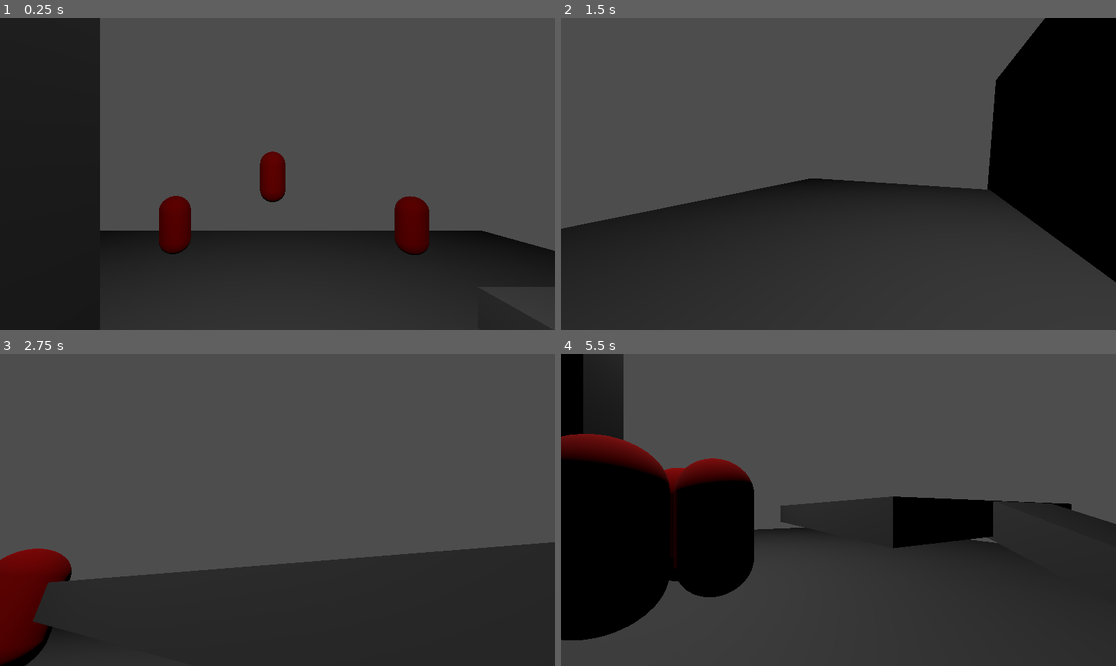
Above: before the commit, frames 1-4 (two rows, left to right).
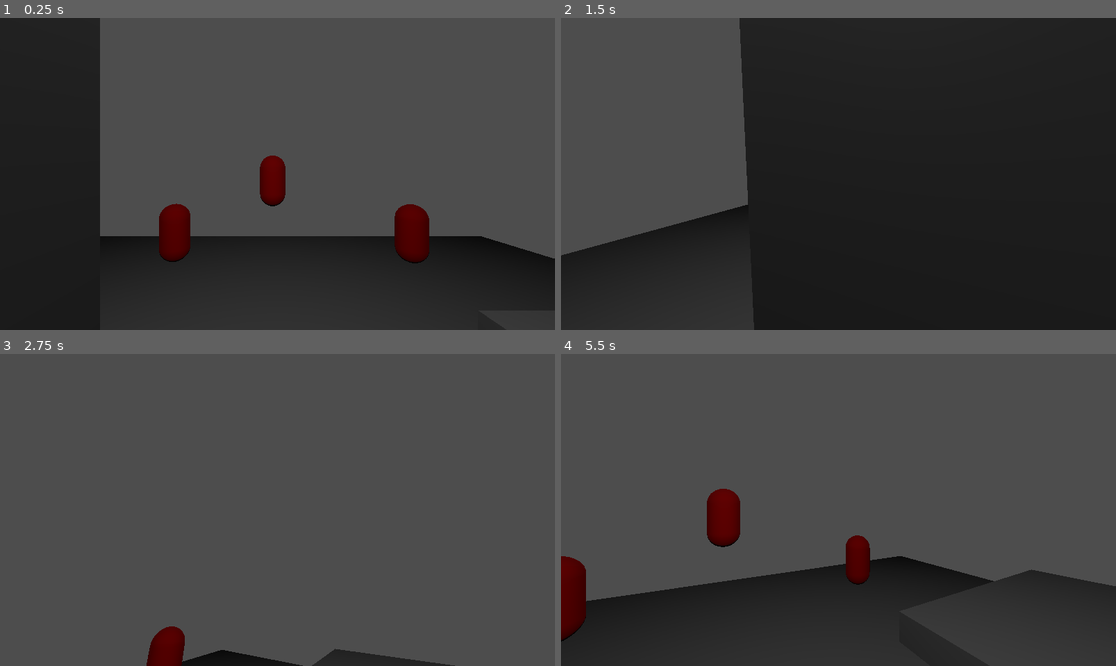
Above: after the commit, the same moments.

Repository: EstebanGonzalez20/Shattered-Echoes
Game: Godot game, scene res://Testing/Enemies_AI/test_enemies.tscn
Two runs of this game, one before a commit and one after it. Both use one fixed random seed, a clock stepped at 60 frames per second and the inputs below.
Inputs (mouse positions are in pixels of both pictures, inside the frame that each line leads up to):
- Up to frame 1 (0.25 s): no input
- Up to frame 2 (1.5 s): move the mouse to (866, 174) at 0.52 s; hold W (move_forward) from 0.53 s (still down); click (866, 174) at 0.6 s; tap Space (jump) at 0.77 s; move the mouse to (810, 174) at 1.27 s; right-click (810, 174) at 1.35 s
- Up to frame 3 (2.75 s): keep holding W (move_forward); tap Space (jump) at 1.52 s; move the mouse to (288, 503) at 2.02 s; click (288, 503) at 2.1 s
- Up to frame 4 (5.5 s): keep holding W (move_forward); move the mouse to (832, 516) at 2.77 s; right-click (832, 516) at 2.85 s; tap Space (jump) at 3.02, 3.77, 4.52 s; move the mouse to (877, 513) at 3.52 s; click (877, 513) at 3.6 s; move the mouse to (794, 506) at 4.27 s; right-click (794, 506) at 4.35 s; move the mouse to (844, 510) at 5.02 s; click (844, 510) at 5.1 s

The runs differ from the first frame. In frame 1, 2.1% of the frame differs, in the area x 18-100%, y 42-79%; in frame 2, 55%, in the area x 0-100%, y 0-100%; in frame 3, 33%; in frame 4, 37%.
Error after the commit: Invalid access to property or key 'speed' on a base object of type 'Resource (Movement)'. (res://Engine/Systems/player_movement_system.gd:23)

Commit message:
refactor: Adapta los componentes de estadística a StatComponent

Diff:
--- a/Engine/Components/Resource/Stadistics/attack_speed.gd
+++ b/Engine/Components/Resource/Stadistics/attack_speed.gd
@@ -1,12 +1,10 @@
-class_name AttackSpeed extends Component
+class_name AttackSpeed extends StatComponent
 
 func get_type() -> StringName:
 	return &"AttackSpeed"
 
-## Ataques por segundo (ej: 2 = 2 ataques por segundo)
-@export var attacks_per_second: float:
-	set(value):
-		attacks_per_second = max(value, 0.1)
+func _get_allowed_modifiers() -> Array[Global.ModifierType]:
+	return [Globals.ModifierType.MULTIPLIER]
 
 ## Tiempo restante hasta poder atacar otra vez
 var cooldown: float = 0.0:
@@ -17,7 +15,7 @@
 	return cooldown <= 0.0
 
 func trigger_attack():
-	cooldown = 1.0 / attacks_per_second
+	cooldown = 1.0 / get_final()
 
 func update(delta: float):
 	cooldown -= delta
--- a/Engine/Components/Resource/Stadistics/damage.gd
+++ b/Engine/Components/Resource/Stadistics/damage.gd
@@ -1,8 +1,7 @@
-class_name Damage extends Component
+class_name Damage extends StatComponent
 
 func get_type() -> StringName:
 	return &"Damage"
 
-@export var damage: float:
-	set(value):
-		damage = max(value, 1)
+func _get_allowed_modifiers() -> Array[Global.ModifierType]:
+	return [Globals.ModifierType.FLAT, Globals.ModifierType.MULTIPLIER]
--- a/Engine/Components/Resource/Stadistics/movement.gd
+++ b/Engine/Components/Resource/Stadistics/movement.gd
@@ -3,9 +3,8 @@
 func get_type() -> StringName:
 	return &"Movement"
 
-@export var speed: float: ## Representa que tan rápido se mueve la entidad
-	set(value):
-		speed = max(value, 0)
+func _get_allowed_modifiers() -> Array[Global.ModifierType]:
+	return [Globals.ModifierType.FLAT, Globals.ModifierType.MULTIPLIER]
 
 @export var jump_velocity: float: ## Representa que tan fuerte salta la entidad
 	set(value):
--- a/Engine/Components/Resource/Stadistics/stat_component.gd
+++ b/Engine/Components/Resource/Stadistics/stat_component.gd
@@ -1,4 +1,4 @@
-## Clase base para los componentes que representan estadísticas
+## Clase base para los componentes que representan estadísticas.
 class_name StatComponent extends Component
 
 ## Valor base de la estadística.
